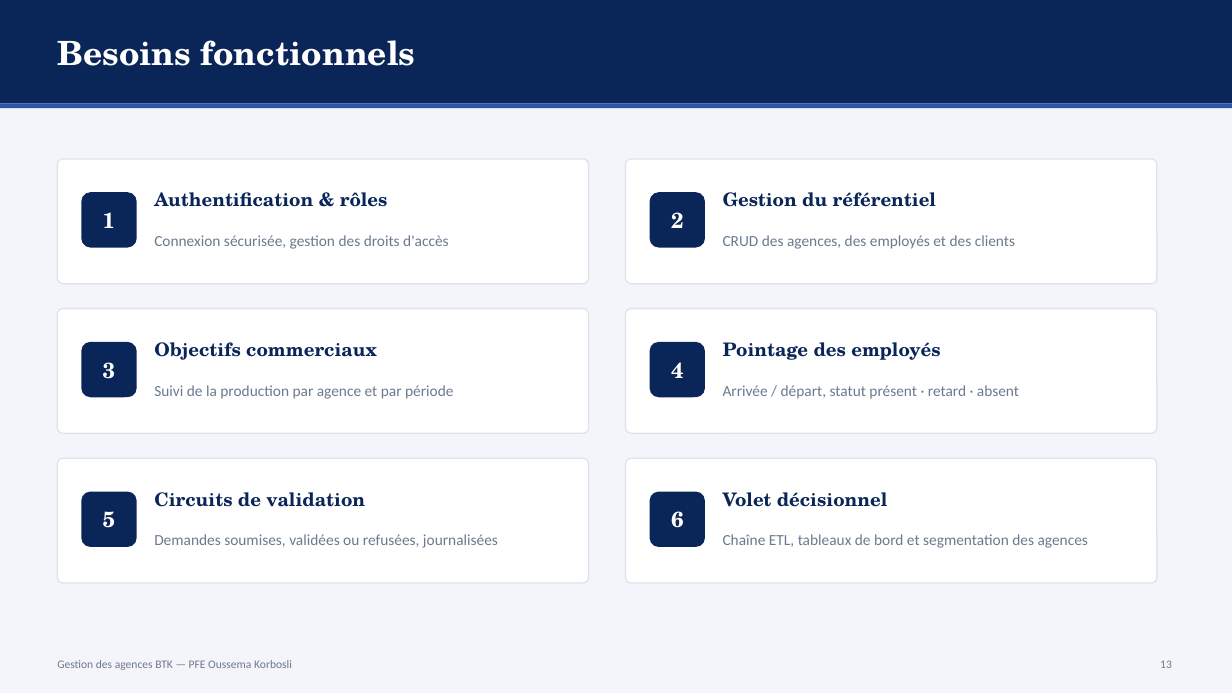
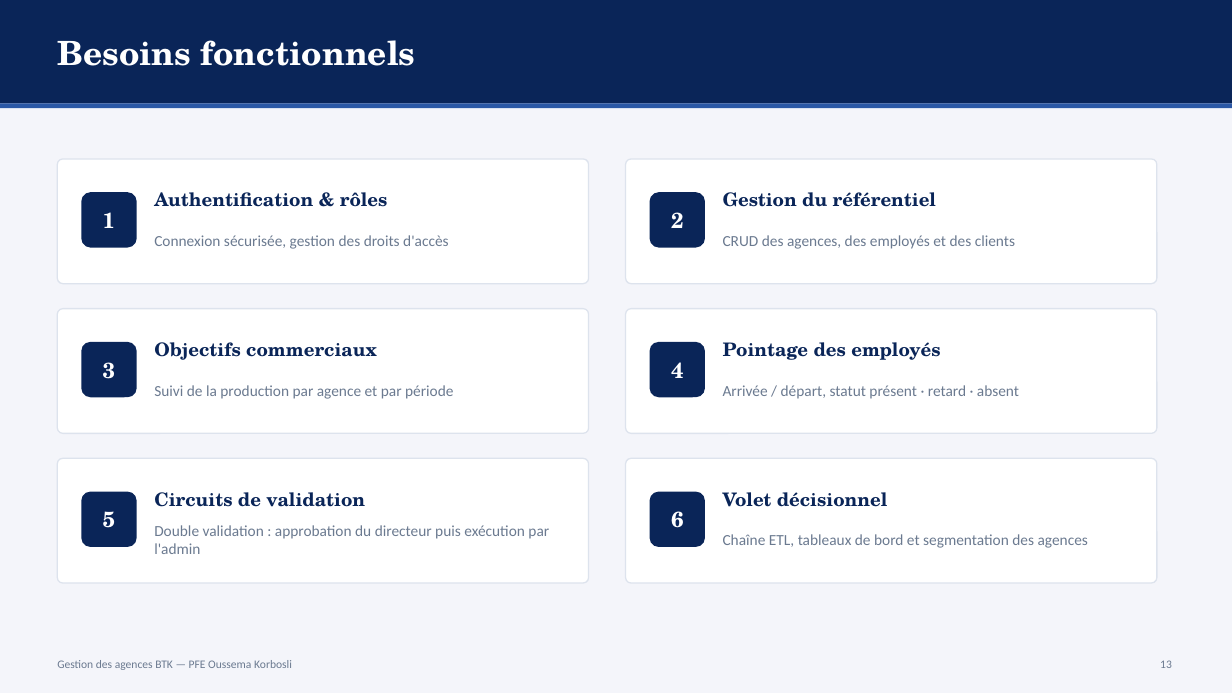
Before and after one commit to ZizouX0/oussema_korbosli, a slide deck: slide 13 of presentation/Soutenance_PFE_Oussema_Korbosli.pptx. Drawn at 1232x693 pixels with LibreOffice and Linux fonts; fonts in the diff are those of the drawing. Boxes give left, top, right and bottom in pixels: in the first picture for what was removed or moved away, otherwise in the second. Text is boxed around its words. In the diff, an @@ line names an element or a change of style, - is before the commit and + after.

```diff
--- a/presentation/Soutenance_PFE_Oussema_Korbosli.pptx
+++ b/presentation/Soutenance_PFE_Oussema_Korbosli.pptx
@@ text at <box>154,525,549,554</box>: text changed @@
-Demandes soumises, validées ou refusées, journalisées
+Double validation : approbation du directeur puis exécution par l'admin
```
Also in this commit, not shown: 4 other slides changed, 3 other files.
